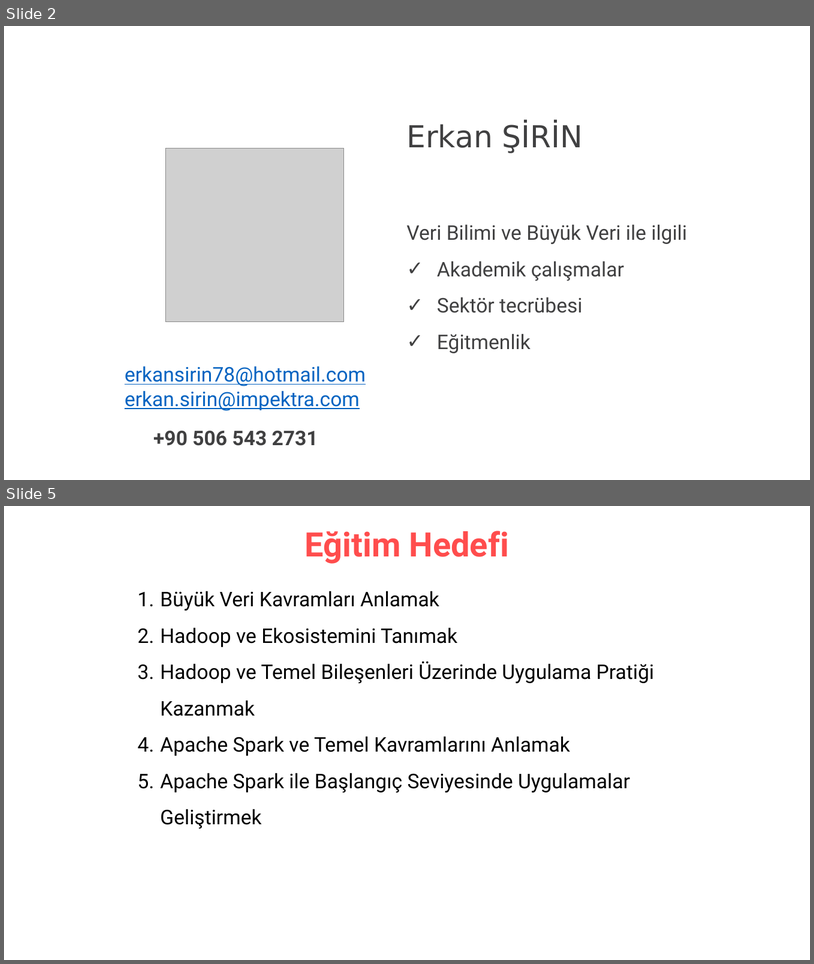
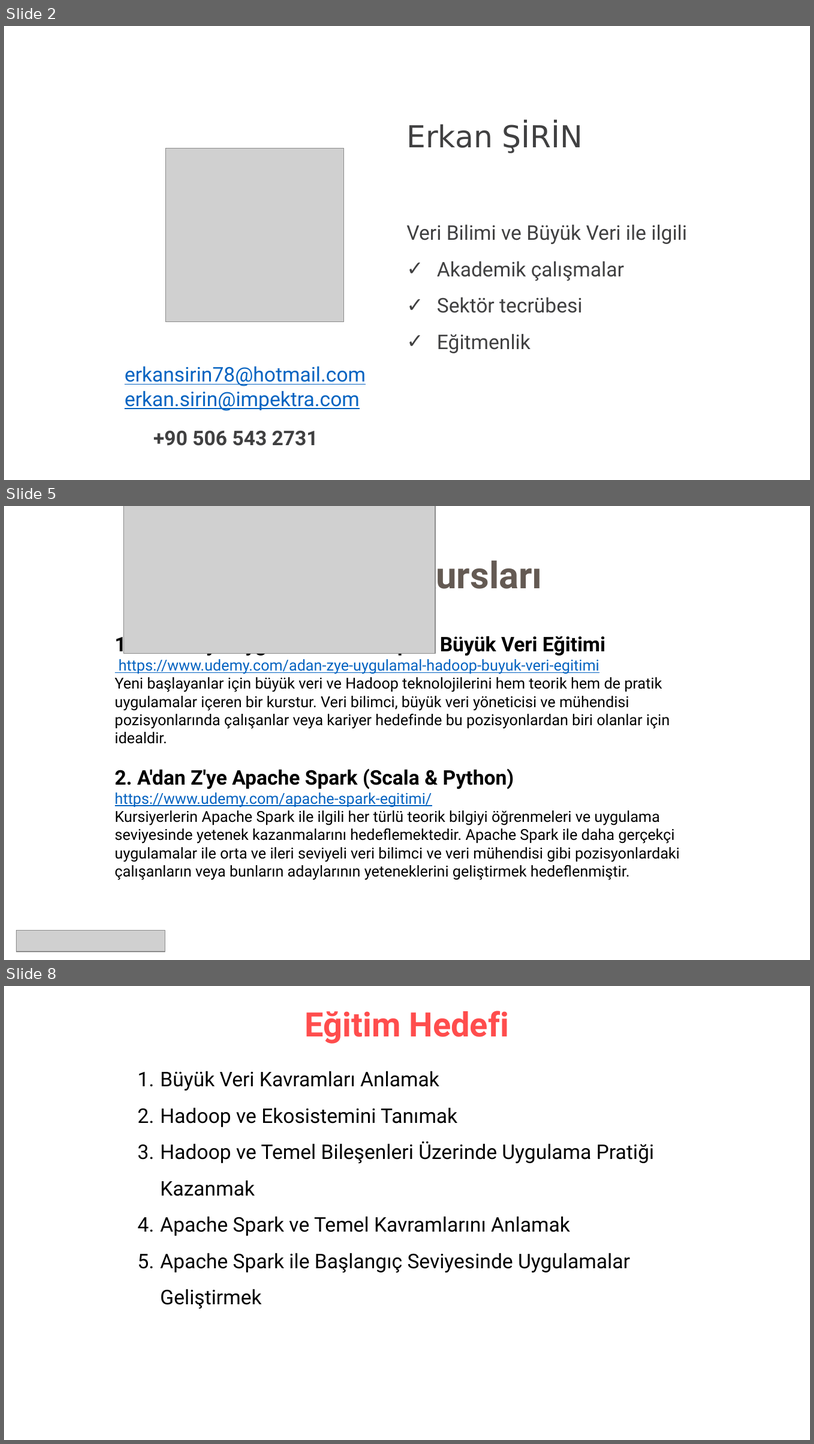
Before and after one commit to erkansirin78/hadoop-spark-for-developers, a slide deck: 00_acilis_hadoop-spark-for-developers.pptx. Shown one above the other, each under a label of ours: slides 2 and 5 before the commit, slides 2, 5 and 8 after it; the slides between them are not shown. The pictures are 814x964 and 814x1444 pixels, drawn with LibreOffice and Linux fonts; fonts in the diff are those of the drawing; grey boxes stand for pictures. Boxes give left, top, right and bottom in pixels: in the first picture for what was removed or moved away, otherwise in the second. Text is boxed around its words. In the diff, an @@ line names an element or a change of style, - is before the commit and + after.

Commit message:
hdfs uygulama güncellendi

```diff
--- a/00_acilis_hadoop-spark-for-developers.pptx
+++ b/00_acilis_hadoop-spark-for-developers.pptx
@@ slide 5 added at <box>4,506,810,960</box>, background #FFFFFF @@
@@ picture added at <box>124,506,435,654</box> @@
@@ title added at <box>413,555,543,597</box>, 44 pt, text #645A53, bold @@
+Kursları
@@ text added at <box>115,633,680,880</box>, 18 pt, text #000000 @@
+1. A'dan Z'ye Uygulamalı Hadoop ve Büyük Veri Eğitimi
+https://www.udemy.com/adan-zye-uygulamal-hadoop-buyuk-veri-egitimi
+Yeni başlayanlar için büyük veri ve Hadoop teknolojilerini hem teorik hem de pratik uygulamalar içeren bir kurstur. Veri bilimci, büyük veri yöneticisi ve mühendisi pozisyonlarında çalışanlar veya kariyer hedefinde bu pozisyonlardan biri olanlar için idealdir.
+2. A'dan Z'ye Apache Spark (Scala & Python)
+https://www.udemy.com/apache-spark-egitimi/
+Kursiyerlerin Apache Spark ile ilgili her türlü teorik bilgiyi öğrenmeleri ve uygulama seviyesinde yetenek kazanmalarını hedeflemektedir. Apache Spark ile daha gerçekçi uygulamalar ile orta ve ileri seviyeli veri bilimci ve veri mühendisi gibi pozisyonlardaki çalışanların veya bunların adaylarının yeteneklerini geliştirmek hedeflenmiştir.
@@ picture added at <box>16,930,165,951</box> @@
@@ what was slide 5 is now slide 8 @@
```
Also in this commit, not shown: 3 slides changed, 2 other slides added, 1 slide removed, 3 other files.
